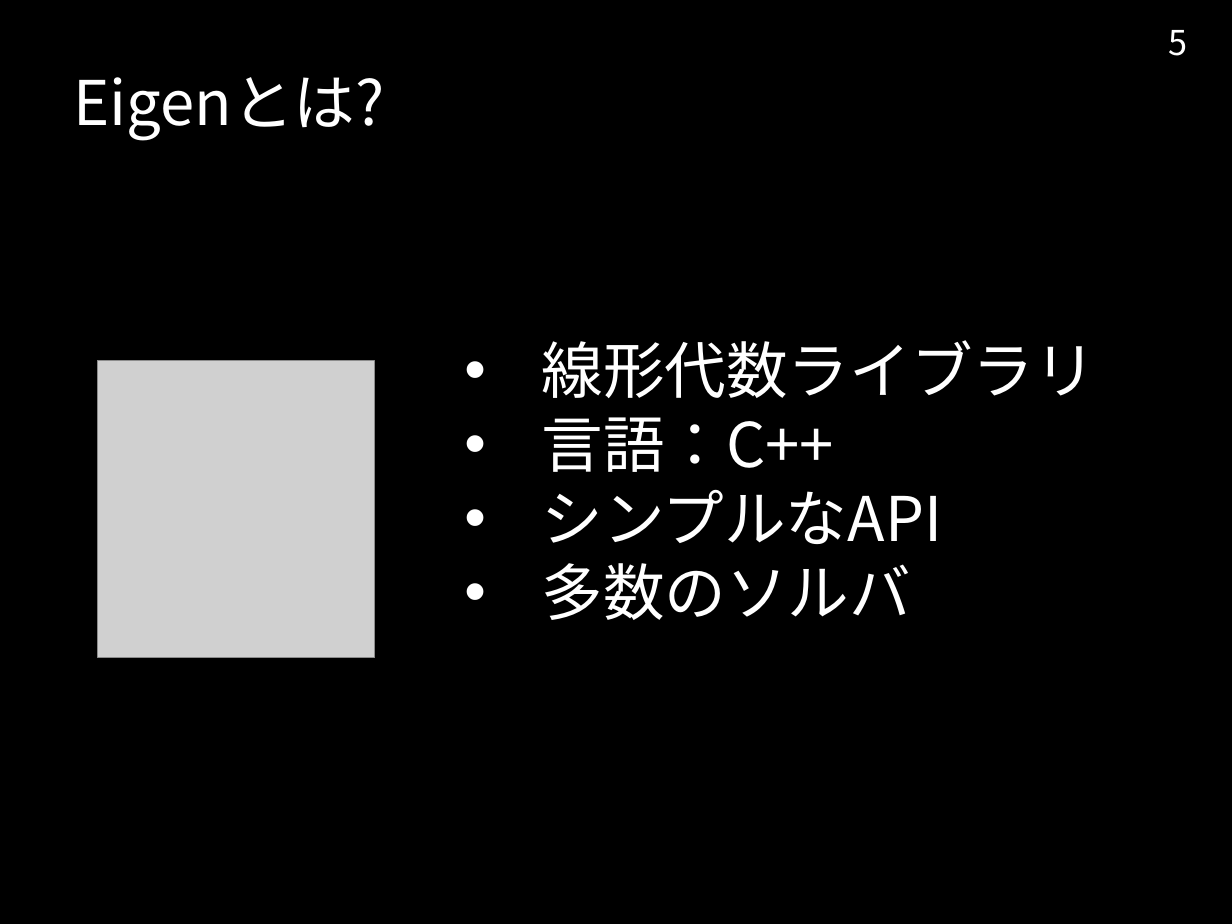
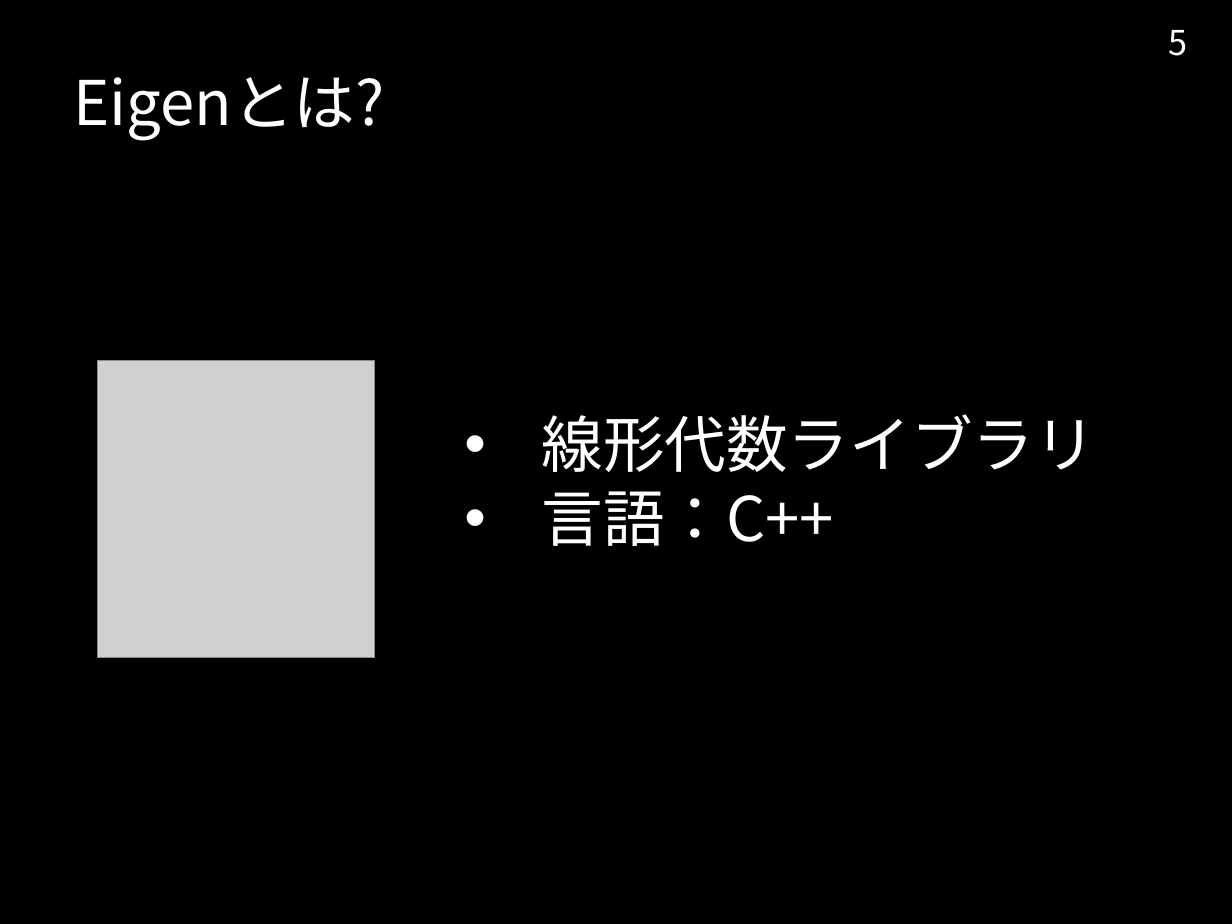
Before and after one commit to TetsuyaNegishi/Eigen_Seminar_2015_11_04, a slide deck: slide 5 of Eigen_Seminar_slide.pptx. Drawn at 1232x924 pixels with LibreOffice and Linux fonts; fonts in the diff are those of the drawing; grey boxes stand for pictures; background and template pictures are left out. Boxes give left, top, right and bottom in pixels: in the first picture for what was removed or moved away, otherwise in the second. Text is boxed around its words. In the diff, an @@ line names an element or a change of style, - is before the commit and + after.

```diff
--- a/Eigen_Seminar_slide.pptx
+++ b/Eigen_Seminar_slide.pptx
@@ text at box(541, 490, 942, 620): paragraphs removed @@
-• シンプルなAPI
-• 多数のソルバ
```
Also in this commit, not shown: 1 other slide changed, 3 slides added, 1 slide removed, 1 other file.
